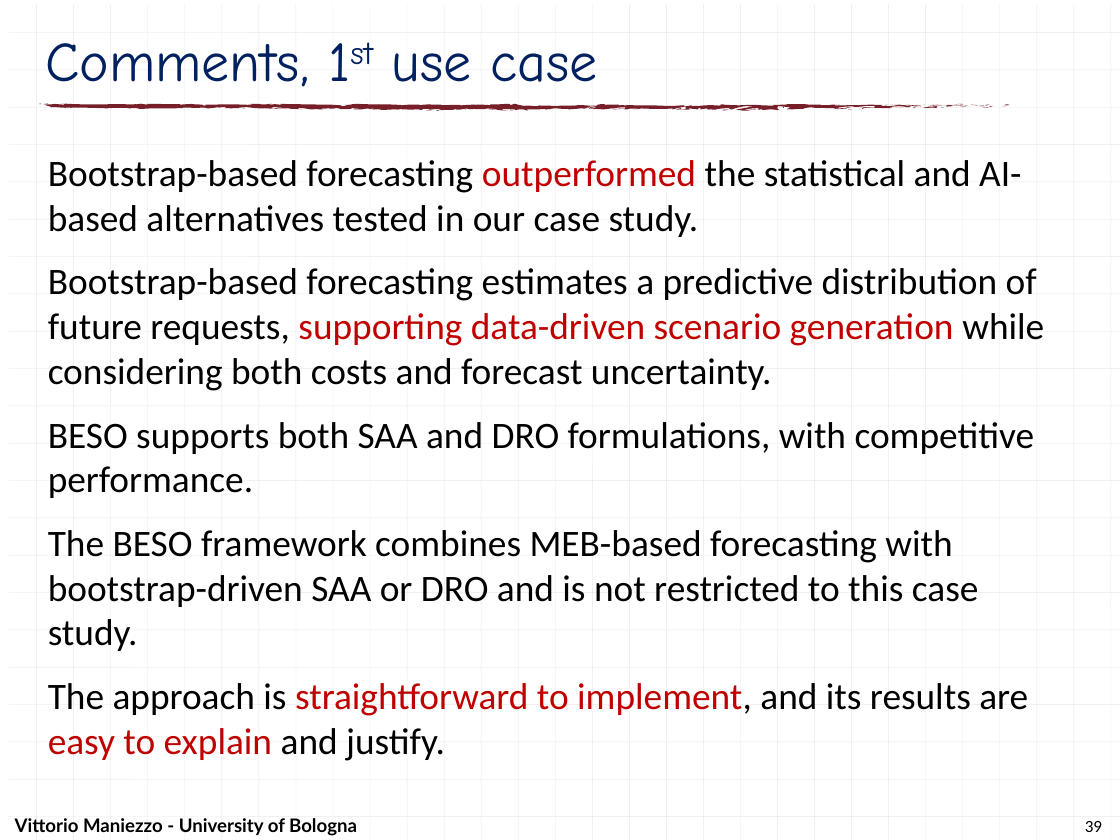
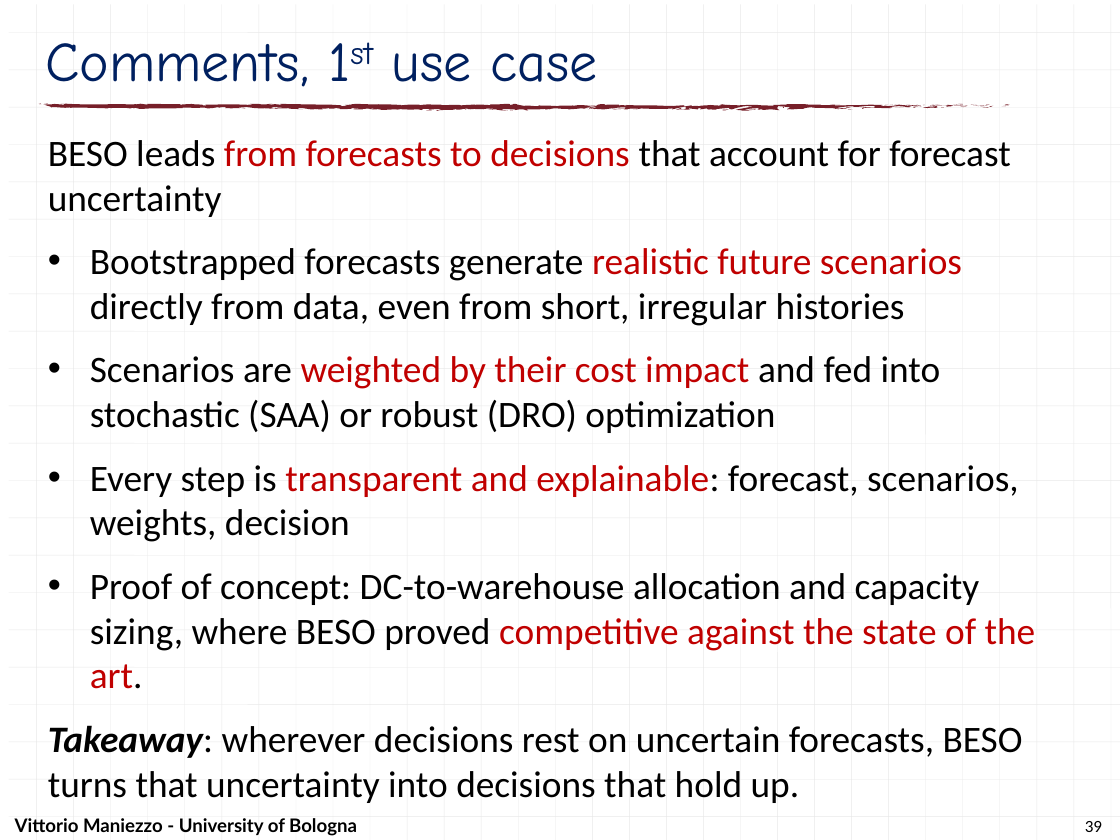
Before and after one commit to maniezzo/GDOforecast, a slide deck: slide 39 of doc/Schedulingseminar/schedulingSeminarXdock.pptx. Drawn at 1120x840 pixels with LibreOffice and Linux fonts; fonts in the diff are those of the drawing. Boxes give left, top, right and bottom in pixels: in the first picture for what was removed or moved away, otherwise in the second. Text is boxed around its words. In the diff, an @@ line names an element or a change of style, - is before the commit and + after.

```diff
--- a/doc/Schedulingseminar/schedulingSeminarXdock.pptx
+++ b/doc/Schedulingseminar/schedulingSeminarXdock.pptx
@@ text at (48,140,1036,803): text changed @@
-Bootstrap-based forecasting outperformed the statistical and AI-based alternatives tested in our case study.
-Bootstrap-based forecasting estimates a predictive distribution of future requests, supporting data-driven scenario generation while considering both costs and forecast uncertainty.
-BESO supports both SAA and DRO formulations, with competitive performance.
-The BESO framework combines MEB-based forecasting with bootstrap-driven SAA or DRO and is not restricted to this case study.
-The approach is straightforward to implement, and its results are easy to explain and justify.
+BESO leads from forecasts to decisions that account for forecast uncertainty
+• Bootstrapped forecasts generate realistic future scenarios directly from data, even from short, irregular histories
+• Scenarios are weighted by their cost impact and fed into stochastic (SAA) or robust (DRO) optimization
+• Every step is transparent and explainable: forecast, scenarios, weights, decision
+• Proof of concept: DC-to-warehouse allocation and capacity sizing, where BESO proved competitive against the state of the art.
+Takeaway: wherever decisions rest on uncertain forecasts, BESO turns that uncertainty into decisions that hold up.
```
Also in this commit, not shown: 8 other slides changed, 1 other file.
